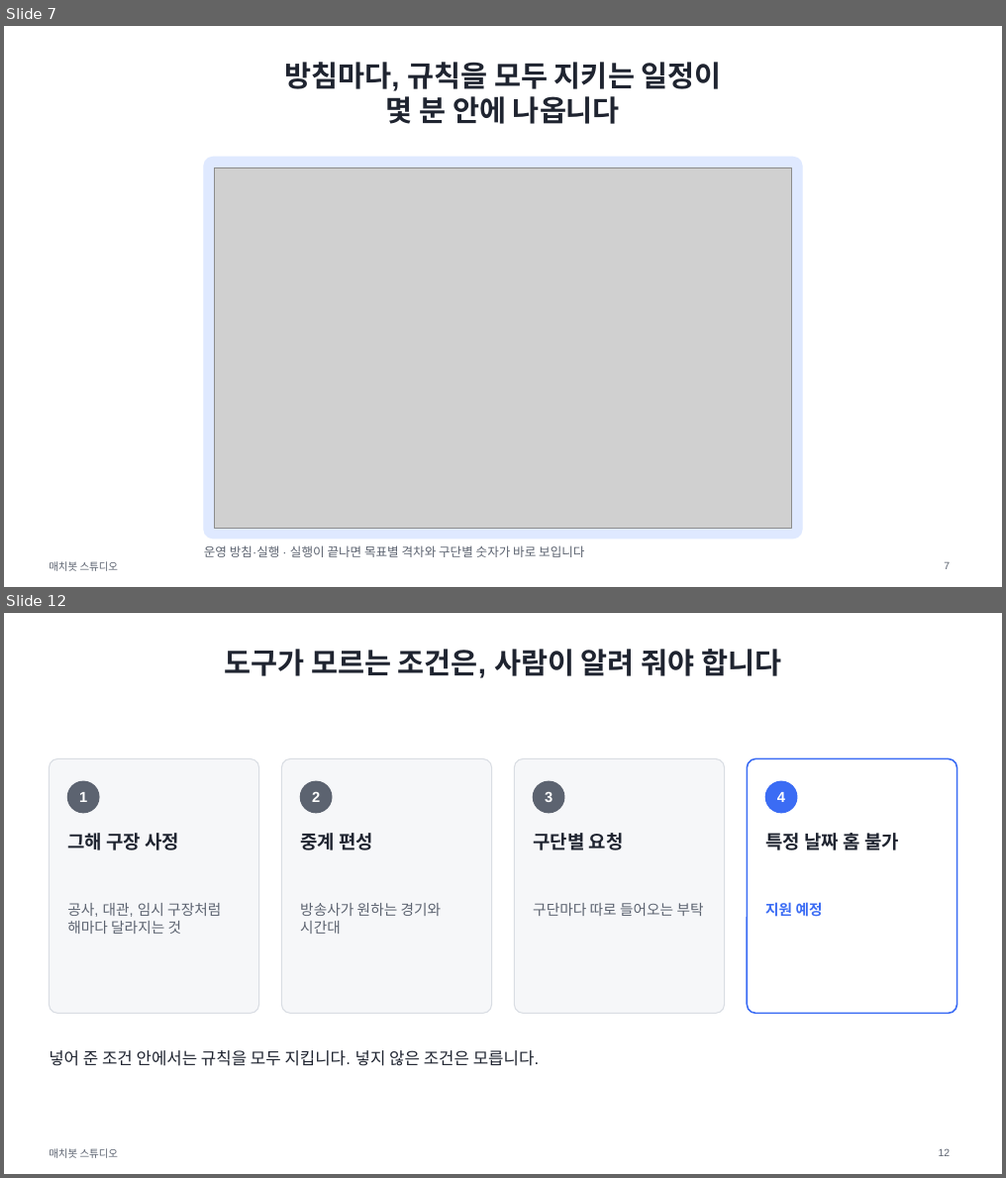
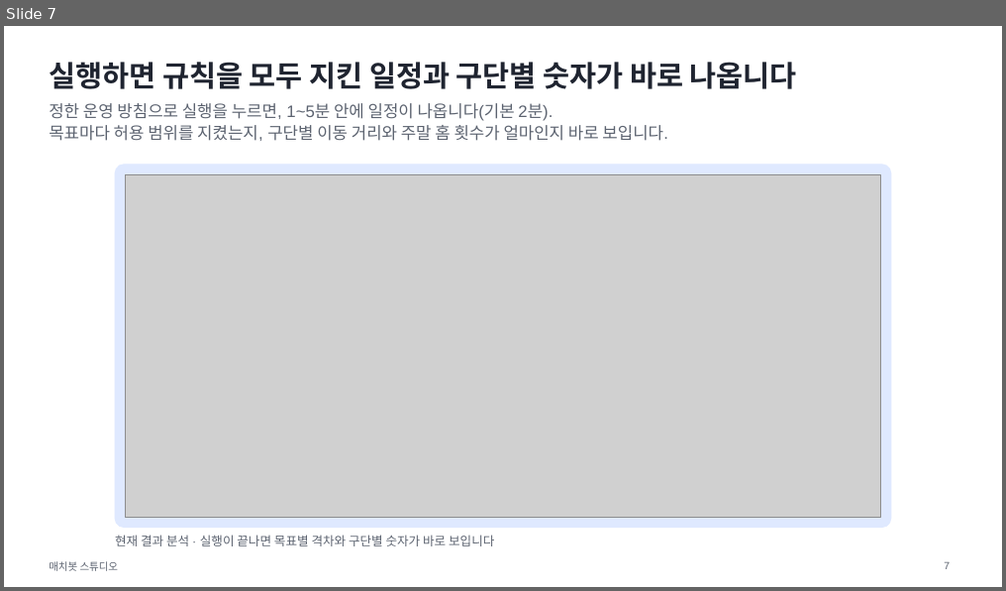
Before and after one commit to drimdrim2002/kbo-scheduler, a slide deck: docs/deck/matchbot-talk.pptx. Shown one above the other, each under a label of ours: slides 7 and 12 before the commit, slide 7 after it; the slides between them are not shown. The pictures are 1006x1178 and 1006x591 pixels, drawn with LibreOffice and Linux fonts; fonts in the diff are those of the drawing; grey boxes stand for pictures. Boxes give left, top, right and bottom in pixels: in the first picture for what was removed or moved away, otherwise in the second. Text is boxed around its words. In the diff, an @@ line names an element or a change of style, - is before the commit and + after.

```diff
--- a/docs/deck/matchbot-talk.pptx
+++ b/docs/deck/matchbot-talk.pptx
@@ slide 12 removed at (x1=4, y1=613, x2=1002, y2=1174), background #FFFFFF; not listed: 1 template element that a slide beside it also shows @@
@@ title removed at (x1=225, y1=649, x2=781, y2=678) @@
-도구가 모르는 조건은, 사람이 알려 줘야 합니다
@@ rounded rectangle removed at (x1=49, y1=759, x2=259, y2=1014) @@
@@ rounded rectangle removed at (x1=282, y1=759, x2=492, y2=1014) @@
@@ rounded rectangle removed at (x1=515, y1=759, x2=725, y2=1014) @@
@@ rounded rectangle removed at (x1=746, y1=759, x2=957, y2=1014) @@
@@ ellipse removed at (x1=67, y1=781, x2=99, y2=813) @@
@@ ellipse removed at (x1=300, y1=781, x2=332, y2=813) @@
@@ ellipse removed at (x1=534, y1=781, x2=564, y2=813) @@
@@ ellipse removed at (x1=765, y1=781, x2=797, y2=813) @@
@@ text removed at (x1=79, y1=792, x2=87, y2=802) @@
-1
@@ text removed at (x1=312, y1=792, x2=320, y2=802) @@
-2
@@ text removed at (x1=545, y1=792, x2=552, y2=802) @@
-3
@@ text removed at (x1=777, y1=792, x2=785, y2=802) @@
-4
@@ text removed at (x1=67, y1=833, x2=179, y2=851) @@
-그해 구장 사정
@@ text removed at (x1=300, y1=833, x2=373, y2=851) @@
-중계 편성
@@ text removed at (x1=533, y1=833, x2=624, y2=851) @@
-구단별 요청
@@ text removed at (x1=765, y1=829, x2=899, y2=854) @@
-특정 날짜 홈 불가
@@ text removed at (x1=67, y1=903, x2=221, y2=934) @@
-공사, 대관, 임시 구장처럼 해마다 달라지는 것
@@ text removed at (x1=300, y1=903, x2=442, y2=934) @@
-방송사가 원하는 경기와 시간대
@@ text removed at (x1=533, y1=903, x2=704, y2=916) @@
-구단마다 따로 들어오는 부탁
@@ text removed at (x1=765, y1=902, x2=823, y2=917) @@
-지원 예정
@@ text removed at (x1=49, y1=1051, x2=539, y2=1066) @@
-넣어 준 조건 안에서는 규칙을 모두 지킵니다. 넣지 않은 조건은 모릅니다.
@@ page number removed at (x1=939, y1=1149, x2=950, y2=1157) @@
-12
@@ slide 7 changed as well @@
@@ title at (x1=49, y1=62, x2=797, y2=89): text changed @@
-방침마다, 규칙을 모두 지키는 일정이
-몇 분 안에 나옵니다
+실행하면 규칙을 모두 지킨 일정과 구단별 숫자가 바로 나옵니다
@@ text added at (x1=49, y1=103, x2=668, y2=141), 16 pt, text #5C6370 @@
+정한 운영 방침으로 실행을 누르면, 1~5분 안에 일정이 나옵니다(기본 2분).
+목표마다 허용 범위를 지켰는지, 구단별 이동 거리와 주말 홈 횟수가 얼마인지 바로 보입니다.
@@ rounded rectangle resized from (x1=204, y1=157, x2=802, y2=539) to (x1=115, y1=165, x2=891, y2=528) @@
@@ rounded rectangle at (x1=115, y1=165, x2=891, y2=528): proportions changed @@
@@ picture resized from (x1=214, y1=168, x2=792, y2=528) to (x1=126, y1=174, x2=880, y2=517) @@
@@ text at (x1=115, y1=535, x2=494, y2=547): text changed @@
-운영 방침·실행 · 실행이 끝나면 목표별 격차와 구단별 숫자가 바로 보입니다
+현재 결과 분석 · 실행이 끝나면 목표별 격차와 구단별 숫자가 바로 보입니다
```
Also in this commit, not shown: 7 other slides changed, 4 slides added, 5 other slides removed, 9 other files.
